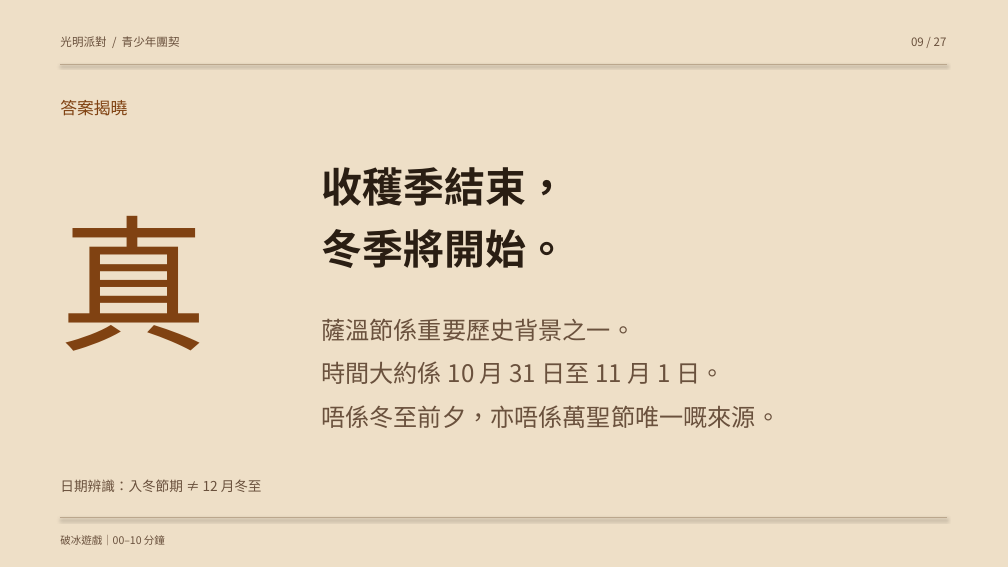
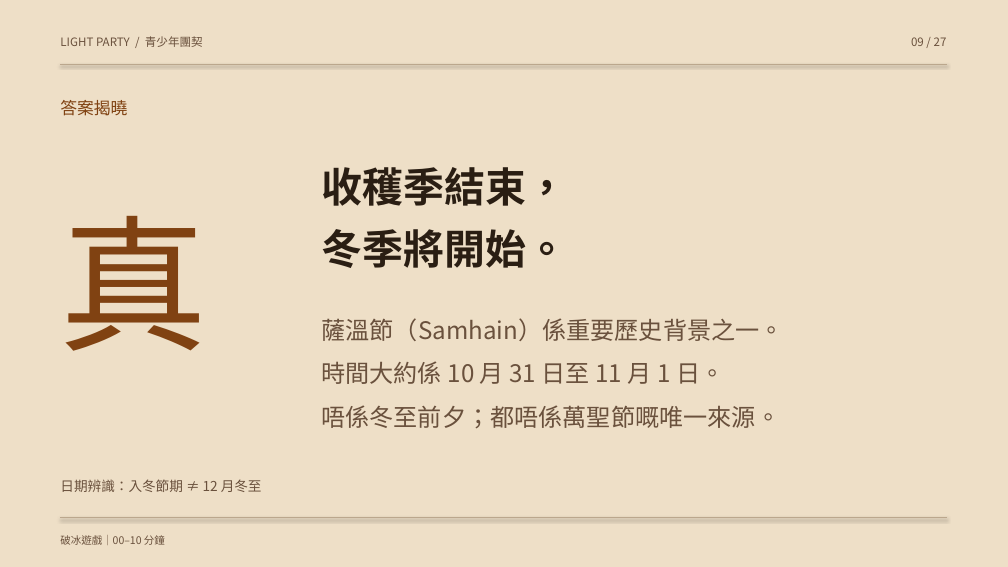
Before and after one commit to hei08285744/light-party-presentation, a slide deck: slide 9 of light-party.pptx. Drawn at 1008x567 pixels with LibreOffice and Linux fonts; fonts in the diff are those of the drawing. Boxes give left, top, right and bottom in pixels: in the first picture for what was removed or moved away, otherwise in the second. Text is boxed around its words. In the diff, an @@ line names an element or a change of style, - is before the commit and + after.

```diff
--- a/light-party.pptx
+++ b/light-party.pptx
@@ text at (60, 36, 203, 47): text changed @@
-光明派對 / 青少年團契
+LIGHT PARTY / 青少年團契
@@ text at (321, 318, 784, 341): text changed @@
-薩溫節係重要歷史背景之一。
+薩溫節（Samhain）係重要歷史背景之一。
@@ text at (321, 405, 780, 428): text changed @@
-唔係冬至前夕，亦唔係萬聖節唯一嘅來源。
+唔係冬至前夕；都唔係萬聖節嘅唯一來源。
```
Also in this commit, not shown: 26 other slides changed, 4 other files.
